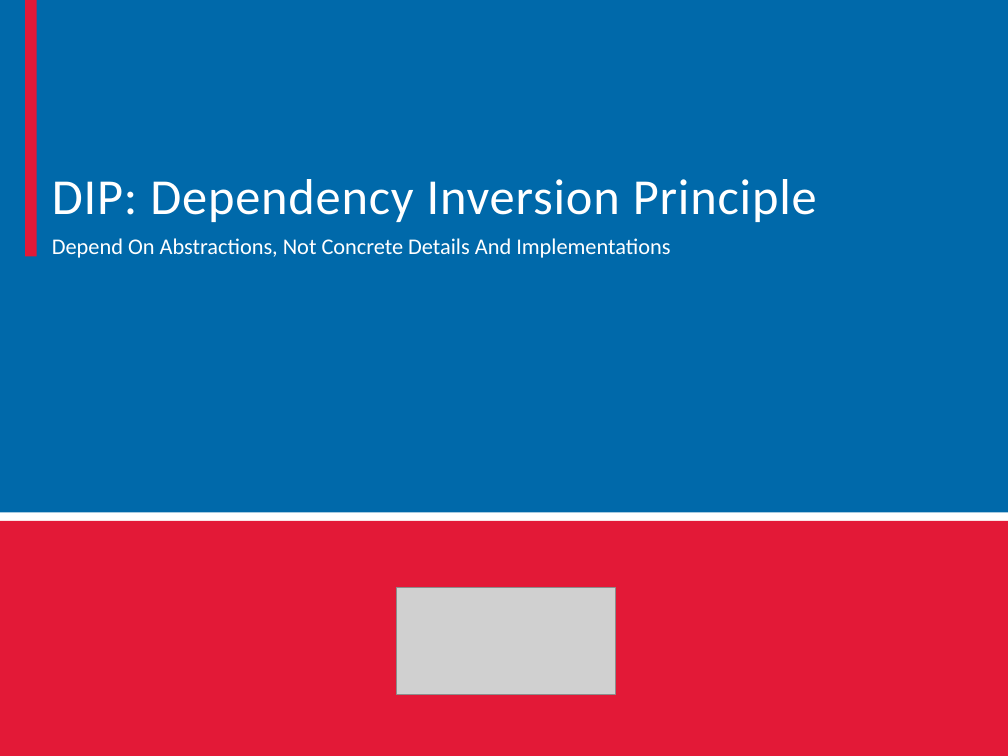
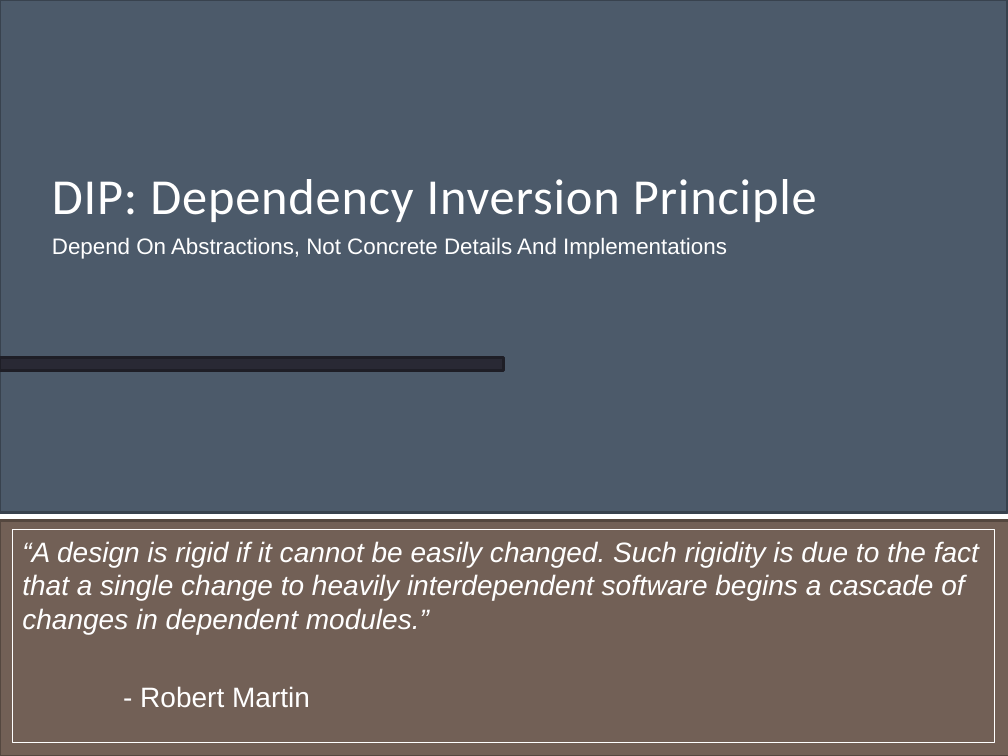
Before and after one commit to mxriverlynn/presentations-and-training, a slide deck: slide 24 of SOLID Principles - Step By Step Code/SOLID Principles Presentation.pptx (slide 26 before the commit). Drawn at 1008x756 pixels with LibreOffice and Linux fonts; fonts in the diff are those of the drawing; grey boxes stand for pictures; background and template pictures are left out. Boxes give left, top, right and bottom in pixels: in the first picture for what was removed or moved away, otherwise in the second. Text is boxed around its words. In the diff, an @@ line names an element or a change of style, - is before the commit and + after.

Commit message:
reformatted SOLID slides to a different powerpoint theme. took out a few slides that aren't needed, etc.

```diff
--- a/SOLID Principles - Step By Step Code/SOLID Principles Presentation.pptx
+++ b/SOLID Principles - Step By Step Code/SOLID Principles Presentation.pptx
@@ rectangle at (x1=0, y1=0, x2=1008, y2=512): fill #0069AA to #4C5A6A; outline none to #38434E 2.08 pt @@
@@ rectangle resized from (x1=78, y1=83, x2=1008, y2=108) to (x1=0, y1=0, x2=1008, y2=40) @@
@@ rectangle at (x1=0, y1=0, x2=1008, y2=40): fill #0069AA to #93A299 @@
@@ rectangle removed at (x1=25, y1=0, x2=36, y2=256) @@
@@ rectangle removed at (x1=0, y1=83, x2=70, y2=108) @@
@@ text "Depend On Abstractions, Not Concrete ..." at (x1=52, y1=238, x2=727, y2=259): font Calibri to Arial @@
@@ rectangle added at (x1=0, y1=357, x2=504, y2=370), fill #292934, outline #1E1E26 2.08 pt @@
@@ rectangle at (x1=0, y1=521, x2=1008, y2=756): fill #E31937 to #726056; outline none to #544740 2.08 pt @@
@@ rectangle added at (x1=12, y1=529, x2=994, y2=742), outline #FFFFFF 1 pt @@
@@ text added at (x1=22, y1=541, x2=979, y2=708), 20 pt, text #FFFFFF, italic @@
+“A design is rigid if it cannot be easily changed. Such rigidity is due to the fact that a single change to heavily interdependent software begins a cascade of changes in dependent modules.”
+- Robert Martin
@@ picture removed at (x1=397, y1=588, x2=616, y2=695) @@
```
Also in this commit, not shown: 28 other slides changed, 7 slides added, 10 slides removed.
